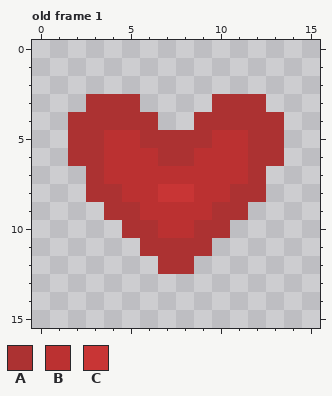
One commit to this pixel-art file: wcale-nie-noita/skill1.aseprite. Above is the file before it was changed.
16x16 pixels, 1 frame. Colours within 5 levels of each other are drawn and written as one. Shown: old frame 1. The commit also changed other frames, which this record leaves out.
Palette (. is transparent): A #ac3232  B #bb3131  C #c83535
Pixels before, old frame 1, first column x 2:
 3 .AAA....AAA.
 4 AAAAA..AAAAA
 5 AABBAAAABBAA
 6 AABBBAABBBAA
 7 .ABBBBBBBBA.
 8 .AABBCCBBAA.
 9 ..AABBBBAA..
10 ...AABBAA...
11 ....AAAA....
12 .....AA.....
Once edited:
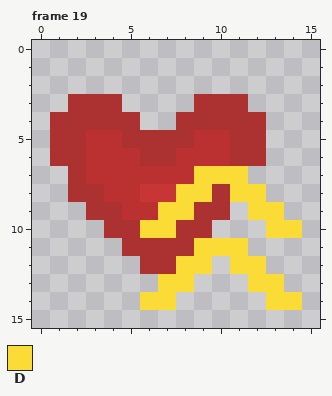
Colours new in this view: D #fbdb36
A new or re-ordered frame is compared with the old frame closest to it.
The commit says: Added Skills shop
Edits made:
frames 1 -> 27
Frame 19 is new; against old frame 1:
The edit adds colour A in row 3 at x 2 and 9; in row 4 at x 1 and 8; in rows 5 to 6 at x 1; in rows 7 to 8 at x 2; in row 9 at x 3; in row 10 at x 4.
The edit adds colour A in row 11 at x 5; in row 12 at x 6.
Colour B gives way to colour A in row 5 at x 5 and 11; in row 6 at x 6 and 11; in row 8 at x 10; in row 9 at x 9; in row 10 at x 8.
Colour A gives way to colour B in row 5 at x 3 and 9; in row 6 at x 3 and 8; in row 7 at x 3; in row 8 at x 4; in row 9 at x 5.
Colour B gives way to colour C in row 8 at x 6.
The edit adds colour D in row 9 at x 12 to 13; in row 10 at x 13 to 14; in row 11 at x 10 to 11; in row 12 at x 9 and 11 to 12; in row 13 at x 7 to 8 and 12 to 13; in row 14 at x 6 to 7 and 13 to 14.
Colour A gives way to colour D in row 8 at x 11 to 12; in row 10 at x 6; in row 11 at x 9; in row 12 at x 8.
Colour B gives way to colour D in row 7 at x 9 to 11; in row 8 at x 9; in row 9 at x 7 to 8; in row 10 at x 7.
Colour C gives way to colour D in row 8 at x 8.
Colour A is removed in row 3 at x 5 and 12; in row 4 at x 6 and 13; in rows 5 to 6 at x 13; in row 7 at x 12; in row 9 at x 11; in row 10 at x 10.
